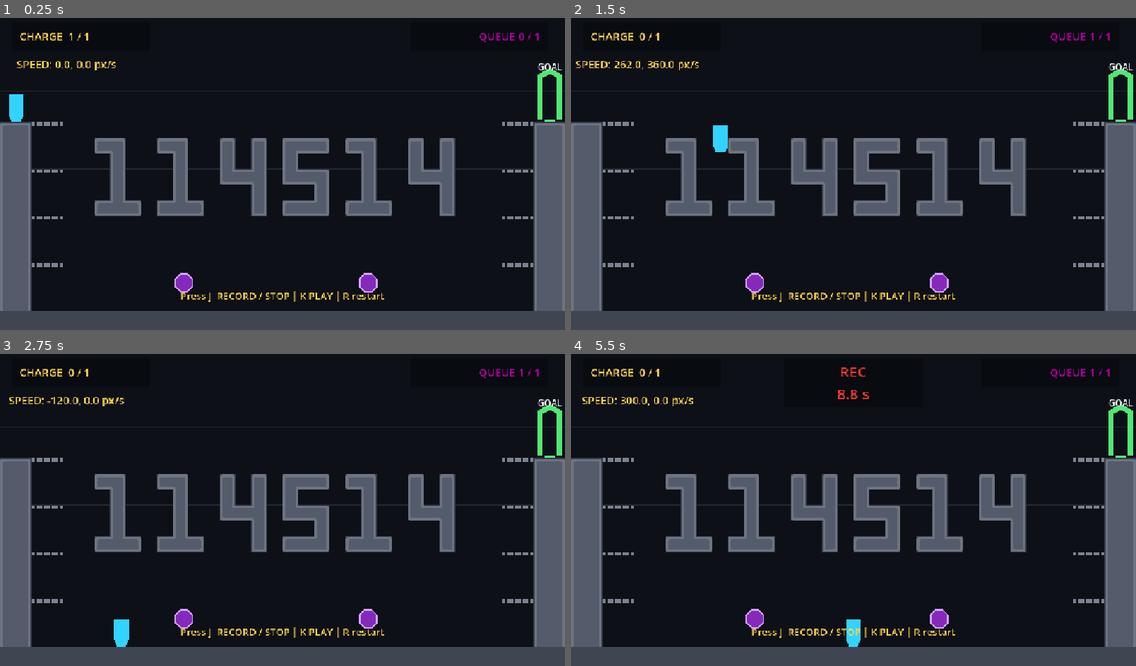
Above: before the commit, frames 1-4 (two rows, left to right).
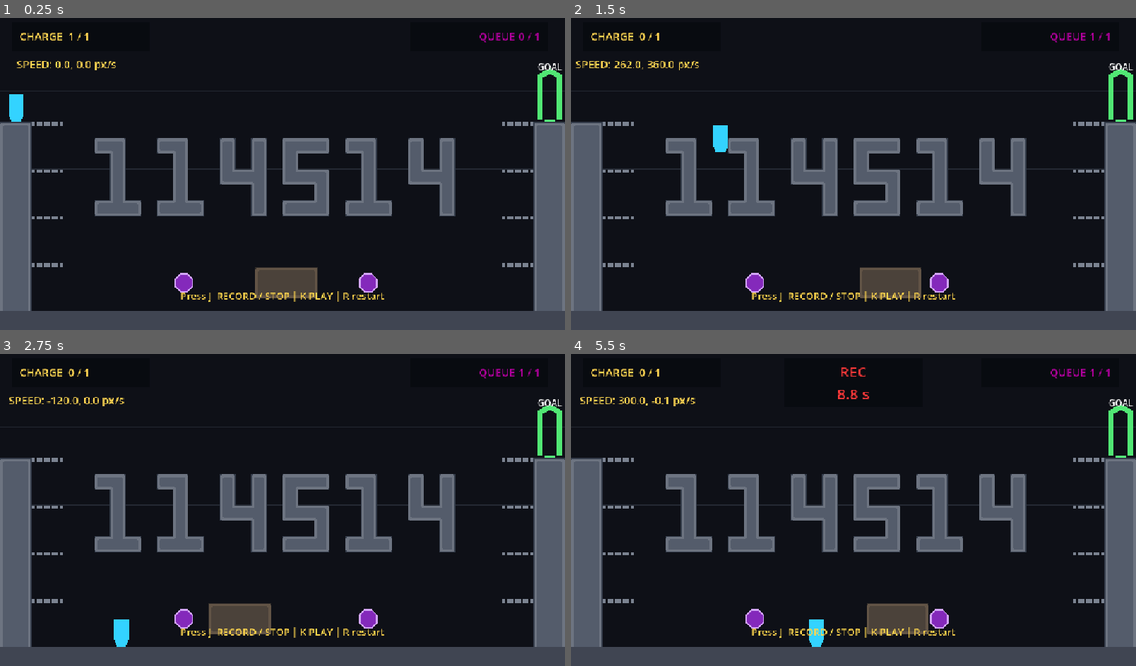
Above: after the commit, the same moments.

Repository: chingminghu/10_seconds
Game: Godot game, scene res://scenes/levels/V2/level3.tscn
The game is run twice, just before and just after one commit, with the same random seed, the same clock (stepped at 60 frames per second) and the same inputs. This scene is started directly instead of the project's main scene.
Inputs:
- Up to frame 1 (0.25 s): no input
- Up to frame 2 (1.5 s): tap J at 0.5, 1.25 s; hold Enter (play_record) 0.53-1.28 s; hold D (move_right) from 0.53 s (still down); tap Space (jump) at 0.77 s; tap Backspace (return_previous_anchor) at 1.35 s
- Up to frame 3 (2.75 s): tap Space (jump) at 1.52 s; tap J at 2 s; release D (move_right) at 2.03 s; hold A (move_left) from 2.03 s (still down); hold Shift (slow_move) from 2.03 s (still down)
- Up to frame 4 (5.5 s): tap J at 2.75, 2.85, 3.5, 4.25 s; release A (move_left) at 2.78 s; release Shift (slow_move) at 2.78 s; hold D (move_right) 2.78-4.28 s; tap Space (jump) at 3.02, 3.77, 4.52 s; tap K at 3.6 s; hold A (move_left) 4.28-5.03 s; tap Enter (play_record) at 4.35 s; hold D (move_right) from 5.03 s (still down); hold Backspace (return_previous_anchor) from 5.03 s (still down)

The runs differ from the first frame. In frame 1, 1.1% of the frame differs, in the area x 45-57%, y 79-90%; in frame 2, 1.0%; in frame 3, 1.1%; in frame 4, 1.8%, in the area x 1-64%, y 13-94%.

Commit message:
add moving block

Diff:
--- /dev/null
+++ b/scenes/environment/constantly_moving_block.gd
@@ -0,0 +1,235 @@
+@tool
+class_name ConstantlyMovingBlock
+extends Node2D
+
+enum MovingType {
+	CIRCULAR,
+	POLYGON,
+	STRAIGHT_LINE,
+}
+
+@export var moving_type: MovingType = MovingType.STRAIGHT_LINE:
+	set(value):
+		if moving_type == value:
+			return
+		_stop_straight_tween()
+		moving_type = value
+		notify_property_list_changed()
+		_set_curve_point(moving_type)
+
+@export_range(0.0, 500.0, 0.1, "suffix:px/s") var moving_speed: float = 64.0:
+	set(value):
+		moving_speed = maxf(value, 0.0)
+		if is_node_ready():
+			_start_straight_tween()
+
+@export_range(0, 100, 1, "suffix:%") var init_progress: int = 0:
+	set(value):
+		if init_progress == value:
+			return
+		init_progress = value
+		_apply_initial_progress()
+
+
+@export_category("Path Settings")
+@export_range(0.0, 2000.0, 1.0, "suffix:px") var circular_radius: float = 100.0:
+	set(value):
+		if circular_radius == value:
+			return
+		circular_radius = value
+		if moving_type == MovingType.CIRCULAR:
+			_set_curve_point(MovingType.CIRCULAR)
+
+@export_range(8, 64, 1) var point_number: int = 32:
+	set(value):
+		if point_number == value:
+			return
+		point_number = value
+		if moving_type == MovingType.CIRCULAR:
+			_set_curve_point(MovingType.CIRCULAR)
+
+@export var clockwise: bool = false:
+	set(value):
+		if clockwise == value:
+			return
+		clockwise = value
+		if moving_type == MovingType.CIRCULAR:
+			_set_curve_point(MovingType.CIRCULAR)
+
+@export var polygon_points: PackedVector2Array = PackedVector2Array([
+	Vector2.ZERO,
+	Vector2(100.0, 0.0),
+	Vector2(100.0, 100.0),
+]):
+	set(value):
+		polygon_points = value
+		if moving_type == MovingType.POLYGON:
+			_set_curve_point(MovingType.POLYGON)
+
+@export var straight_end_point: Vector2 = Vector2(200.0, 0.0):
+	set(value):
+		straight_end_point = value
+		if moving_type == MovingType.STRAIGHT_LINE:
+			_set_curve_point(MovingType.STRAIGHT_LINE)
+
+@export_category("Straight Line Tween")
+@export var straight_transition: Tween.TransitionType = Tween.TRANS_SINE
+@export var straight_ease: Tween.EaseType = Tween.EASE_IN_OUT
+
+func _validate_property(property: Dictionary) -> void:
+	var should_show := true
+
+	match property.name:
+		&"circular_radius", &"point_number", &"clockwise":
+			should_show = moving_type == MovingType.CIRCULAR
+
+		&"polygon_points":
+			should_show = moving_type == MovingType.POLYGON
+
+		&"straight_end_point", &"straight_transition", &"straight_ease":
+			should_show = moving_type == MovingType.STRAIGHT_LINE
+
+	if not should_show:
+		property.usage &= ~PROPERTY_USAGE_EDITOR
+
+
+func _set_curve_point(type: MovingType) -> void:
+	var path := get_node_or_null("Path2D") as Path2D
+	if path == null:
+		return
+	if path.curve == null:
+		path.curve = Curve2D.new()
+
+	path.curve.clear_points()
+	match type:
+		MovingType.STRAIGHT_LINE:
+			path.curve.add_point(Vector2.ZERO)
+			path.curve.add_point(straight_end_point)
+
+		MovingType.POLYGON:
+			for point in polygon_points:
+				path.curve.add_point(point)
+			if polygon_points.size() >= 2 and polygon_points[0] != polygon_points[-1]:
+				path.curve.add_point(polygon_points[0])
+
+		MovingType.CIRCULAR:
+			var dir = 1.0 if clockwise else -1.0
+			for i in range(point_number):
+				var angle = (i / float(point_number)) * TAU * dir
+				var pos = Vector2(cos(angle), sin(angle)) * circular_radius
+				path.curve.add_point(pos)
+			path.curve.add_point(Vector2(1, 0) * circular_radius)
+
+	var path_follow := get_node_or_null("Path2D/PathFollow2D") as PathFollow2D
+	if path_follow != null:
+		path_follow.loop = type != MovingType.STRAIGHT_LINE
+		_apply_initial_progress()
+	if is_node_ready():
+		_start_straight_tween()
+
+
+@onready var moving_path: Path2D = $Path2D
+@onready var follower: PathFollow2D = $Path2D/PathFollow2D
+var path_length: float = 0.0
+var can_move: bool = false
+var _straight_direction: int = 1
+var _straight_tween: Tween
+
+
+func _ready() -> void:
+	# Exported properties can be applied before this scene's child nodes exist, so
+	# rebuild once more after Path2D and PathFollow2D are guaranteed to be ready.
+	if Engine.is_editor_hint():
+		return
+
+	assert(moving_path.curve != null, "Moving Block requires a path.")
+	path_length = moving_path.curve.get_baked_length()
+	assert(path_length > 0, "Moving Path needs to be greater than 0.")
+	assert(moving_speed > 0, "Moving Speed needs to be greater than 0.")
+	_set_curve_point(moving_type)
+	_apply_initial_progress()
+	add_to_group(&"resettable")
+
+
+func capture_state() -> Variant:
+	return {
+		&"progress": follower.progress,
+		&"straight_direction": _straight_direction,
+	}
+
+func restore_state(state: Variant) -> void:
+	_stop_straight_tween()
+	can_move = false
+	if state is Dictionary:
+		follower.progress = clampf(float(state.get(&"progress", 0.0)), 0.0, path_length)
+		_straight_direction = signi(int(state.get(&"straight_direction", 1)))
+		if is_zero_approx(_straight_direction):
+			_straight_direction = 1
+	else:
+		# Backwards compatibility with snapshots captured before direction was saved.
+		follower.progress = clampf(float(state), 0.0, path_length)
+		_straight_direction = 1
+
+func begin_attempt() -> void:
+	can_move = true
+	_start_straight_tween()
+
+func end_attempt() -> void:
+	can_move = false
+	_stop_straight_tween()
+
+
+func _physics_process(delta: float) -> void:
+	if not can_move:
+		return
+
+	if moving_type != MovingType.STRAIGHT_LINE:
+		follower.progress = fposmod(follower.progress + moving_speed * delta, path_length)
+
+func _apply_initial_progress() -> void:
+	var path_follow := get_node_or_null("Path2D/PathFollow2D") as PathFollow2D
+	if path_follow != null:
+		path_follow.progress_ratio = float(init_progress) / 100.0
+
+
+func _start_straight_tween() -> void:
+	_stop_straight_tween()
+	if Engine.is_editor_hint() or not can_move or moving_type != MovingType.STRAIGHT_LINE:
+		return
+
+	var target_progress := path_length if _straight_direction >= 0 else 0.0
+	if is_equal_approx(follower.progress, target_progress):
+		_straight_direction *= -1
+		target_progress = path_length if _straight_direction >= 0 else 0.0
+
+	var travel_distance := absf(target_progress - follower.progress)
+	if is_zero_approx(travel_distance):
+		return
+
+	var travel_duration := travel_distance / moving_speed
+	_straight_tween = create_tween()
+	_straight_tween.bind_node(self)
+	_straight_tween.set_process_mode(Tween.TWEEN_PROCESS_PHYSICS)
+	var movement := _straight_tween.tween_property(
+		follower,
+		^"progress",
+		target_progress,
+		travel_duration
+	)
+	movement.set_trans(straight_transition)
+	movement.set_ease(straight_ease)
+	_straight_tween.finished.connect(_on_straight_tween_finished)
+
+func _stop_straight_tween() -> void:
+	if _straight_tween == null:
+		return
+	if _straight_tween.is_valid():
+		_straight_tween.kill()
+	_straight_tween = null
+
+func _on_straight_tween_finished() -> void:
+	_straight_tween = null
+	if not can_move or moving_type != MovingType.STRAIGHT_LINE:
+		return
+	_straight_direction *= -1
+	_start_straight_tween()
--- /dev/null
+++ b/scenes/environment/constantly_moving_block.tscn
@@ -0,0 +1,29 @@
+[gd_scene format=4 uid="uid://bljnosbbscghl"]
+
+[ext_resource type="Script" uid="uid://cjbm87efej5n5" path="res://scenes/environment/constantly_moving_block.gd" id="1_qb3n1"]
+[ext_resource type="TileSet" uid="uid://b2inxf4ddwvke" path="res://scenes/environment/levelblock_tileset.tres" id="2_t8e48"]
+
+[sub_resource type="Curve2D" id="Curve2D_unwr0"]
+resource_local_to_scene = true
+_data = {
+"points": PackedVector2Array(0, 0, 0, 0, 0, 0, 0, 0, 0, 0, 200, 0)
+}
+point_count = 2
+
+[node name="ConstantlyMovingBlock" type="Node2D" unique_id=1186551463]
+position = Vector2(68, 71)
+script = ExtResource("1_qb3n1")
+polygon_points = PackedVector2Array(0, 0, 100, 0, 100, 200)
+
+[node name="Path2D" type="Path2D" parent="." unique_id=180983145]
+curve = SubResource("Curve2D_unwr0")
+
+[node name="PathFollow2D" type="PathFollow2D" parent="Path2D" unique_id=31151260]
+rotates = false
+loop = false
+
+[node name="TileMapLayer" type="TileMapLayer" parent="Path2D/PathFollow2D" unique_id=1731930289]
+modulate = Color(0.8980392, 0.72156864, 0.54509807, 1)
+tile_map_data = PackedByteArray("AAABAP//AAAAAAIAAQAAAP//AAAAAAEAAQD/////AAAAAAEAAQD+////AAAAAAIAAAD+/wAAAAAAAAIAAgD//wAAAAAAAAEAAAAAAAAAAAAAAAEAAAABAAAAAAAAAAIAAwA=")
+tile_set = ExtResource("2_t8e48")
+use_kinematic_bodies = true
--- a/scenes/levels/V2/level3.tscn
+++ b/scenes/levels/V2/level3.tscn
@@ -3,6 +3,7 @@
 [ext_resource type="Script" uid="uid://do064rvb7o4fp" path="res://scenes/levels/level_base.gd" id="1_8vrm0"]
 [ext_resource type="PackedScene" path="res://scenes/environment/level_block.tscn" id="2_8x7m1"]
 [ext_resource type="PackedScene" uid="uid://7kk60dynj5hn" path="res://scenes/objects/orb.tscn" id="3_6rsyo"]
+[ext_resource type="PackedScene" uid="uid://bljnosbbscghl" path="res://scenes/environment/constantly_moving_block.tscn" id="3_cib7w"]
 [ext_resource type="PackedScene" uid="uid://c82cf441rhv72" path="res://scenes/goal/goal.tscn" id="4_cib7w"]
 [ext_resource type="PackedScene" uid="uid://cs6a8hpmvmpia" path="res://scenes/v2/run_controller_v2.tscn" id="5_vfes5"]
 [ext_resource type="Resource" uid="uid://cc63a4rtynx35" path="res://resources/game_config.tres" id="6_4cf7j"]
@@ -63,6 +64,11 @@
 
 [node name="Mechanisms" type="Node2D" parent="." unique_id=1399965887]
 
+[node name="ConstantlyMovingBlock" parent="Mechanisms" unique_id=1186551463 instance=ExtResource("3_cib7w")]
+position = Vector2(472, 552)
+moving_speed = 96.0
+init_progress = 50
+
 [node name="Objects" type="Node2D" parent="." unique_id=592942102]
 position = Vector2(291, -319)
 
Not shown, added: scenes/environment/constantly_moving_block.gd.uid
